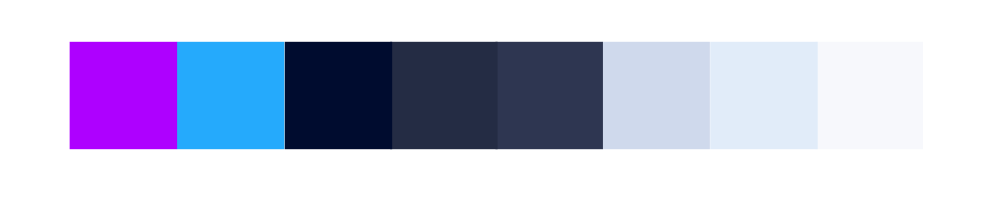
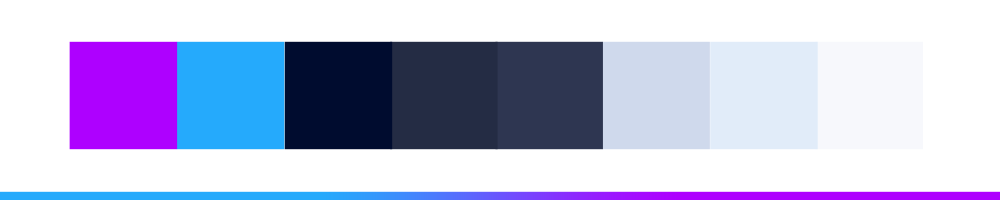
Two versions of the same layered image (1000 × 200). Layer-by-layer changes:
added layer "gradient" in group "palette" over [0, 191, 1000, 200]
